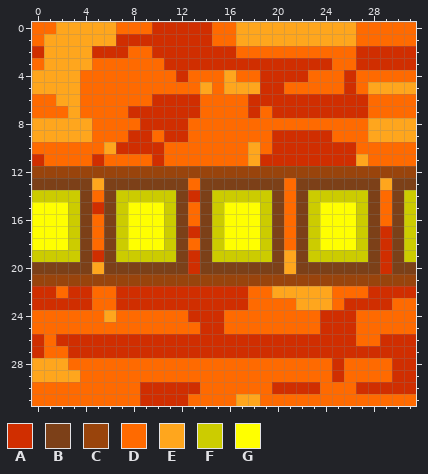
Pixel-art sprite, stored at GunWest/ressources/tile/Desert3.png. This is how it looked before the edit.
The file is 32x32 pixels. Colours within 5 levels of each other are drawn and written as one.
Palette (. is transparent): A #d02e00  B #7c4018  C #99440c  D #ff6a00  E #ffa61d  F #cccc00  G #ffff00
Pixels before, first column x 0:
 0 DDEEEEEDDDAAAAADDEEEEEEEEEEDDDDD
 1 DEEEEEEAAAAAAAADDEEEEEEEEEEDDDDD
 2 AEEEEAAADDAAAAAAADDDDDDDDDDAAAAA
 3 DEEEEDDDDDDAAAAAAAAAAAAAADDAAAAA
 4 EEEEDDDDDDDDADDDEDDAAAADDDADDDDD
 5 EEEEDDDDDDDDDDEDEEEAADDDDDADEEEE
 6 DDEEDDDDDDAAAADDDDAAAAAAAAAADDDD
 7 DDDEDDDDAAAAAADDDDADAAAAAAAADDDD
 8 EEEEEDDDDAAAADDDDDDDDDDDDDDDEEEE
 9 EEEEEDDDAADAADDDDDDDAAAAADDDEEEE
10 DDDDDDEAAAADDDDDDDEDAAAAAAADDDDD
11 ADDDDADDDDADDDDDDDEAAAAAAAAEDDDD
12 CCCCCCCCCCCCCCCCCCCCCCCCCCCCCCCC
13 BBBBBEBBBBBBBDBBBBBBBDBBBBBBBEBB
14 FFFFBDBFFFFFBABFFFFFBDBFFFFFBDBF
15 GGGFBABFGGGFBDBFGGGFBDBFGGGFBDBF
16 GGGFBDBFGGGFBDBFGGGFBDBFGGGFBDBF
17 GGGFBDBFGGGFBABFGGGFBDBFGGGFBABF
18 GGGFBDBFGGGFBDBFGGGFBDBFGGGFBABF
19 FFFFBABFFFFFBABFFFFFBEBFFFFFBABF
20 BBBBBEBBBBBBBABBBBBBBEBBBBBBBABB
21 CCCCCCCCCCCCCCCCCCCCCCCCCCCCCCCC
22 AADAADDAAAAAAAAAAADDEEEEEDDDAAAA
23 AAAAADDAAAAAAAAAAADDDDEEEDAAAADD
24 DDDDDDEDDDDDDAAADDDDDDDDAAADDDDD
25 DDDDDDDDDDDDDDAADDDDDDDDAAADDDDD
26 ADAAAAAAAAAAAAAAAAAAAAAAAAADDAAA
27 ADDAAAAAAAAAAAAAAAAAAAAAAAAAAAAA
28 EEEDDDDDDDDDDDDDDDDDDDDDDADDDDAA
29 EEEEDDDDDDDDDDDDDDDDDDDDDADDDDAA
30 DDDDDDDDDAAAAADDDDDDAAAADDDAAAAA
31 DDDDDDDDDAAAADDDDEEDDDDDDDDDDDDD
After the commit:
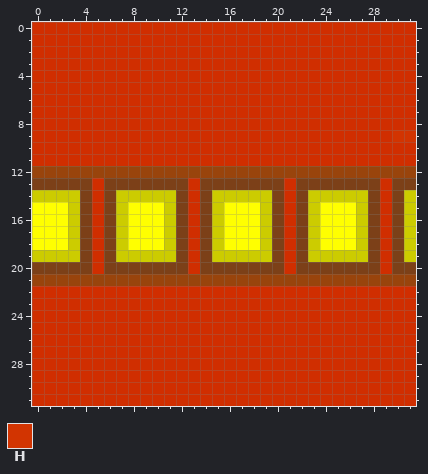
Colours new in this view: H #d23401
The exact change:
The author changed colour D to colour A in row 0 at x 0 to 1, 7 to 9, 15 to 16 and 27 to 31; in row 1 at x 0, 15 to 16 and 27 to 31; in row 2 at x 8 to 9 and 17 to 26; in row 3 at x 0, 5 to 10 and 25 to 26; in row 4 at x 4 to 11, 13 to 15, 17 to 18, 23 to 25 and 27 to 31; in row 5 at x 4 to 13, 15, 21 to 25 and 27.
The author changed colour D to colour A in row 6 at x 0 to 1, 4 to 9, 14 to 17 and 28 to 31; in row 7 at x 0 to 2, 4 to 7, 14 to 17, 19 and 28 to 31; in row 8 at x 5 to 8 and 13 to 27; in row 9 at x 5 to 7, 10, 13 to 19 and 25 to 27; in row 10 at x 0 to 5, 11 to 17, 19 and 27 to 31; in row 11 at x 1 to 4, 6 to 9, 11 to 17 and 28 to 31.
The author changed colour D to colour A in row 13 at x 13 and 21; in row 14 at x 5, 21 and 29; in row 15 at x 13, 21 and 29; in row 16 at x 5, 13, 21 and 29; in row 17 at x 5 and 21; in row 18 at x 5, 13 and 21.
The author changed colour D to colour A in row 22 at x 2, 5 to 6, 18 to 19 and 25 to 27; in row 23 at x 5 to 6, 18 to 21, 25 and 30 to 31; in row 24 at x 0 to 5, 7 to 12, 16 to 23 and 27 to 31; in row 25 at x 0 to 13, 16 to 23 and 27 to 31; in row 26 at x 1 and 27 to 28; in row 27 at x 1 to 2.
The author changed colour D to colour A in row 28 at x 3 to 24 and 26 to 29; in row 29 at x 4 to 24 and 26 to 29; in row 30 at x 0 to 8, 14 to 19 and 24 to 26; in row 31 at x 0 to 8, 13 to 16 and 19 to 31.
The author changed colour E to colour A in row 0 at x 2 to 6 and 17 to 26; in row 1 at x 1 to 6 and 17 to 26; in rows 2 to 3 at x 1 to 4; in row 4 at x 0 to 3 and 16; in row 5 at x 0 to 3, 14, 16 to 18 and 28 to 31; in row 6 at x 2 to 3.
The author changed colour E to colour A in row 7 at x 3; in row 8 at x 0 to 4 and 28 to 31; in row 9 at x 0 to 4 and 28 to 29; in row 10 at x 6 and 18; in row 11 at x 18 and 27; in row 13 at x 5 and 29.
The author changed colour E to colour A in row 19 at x 21; in row 20 at x 5 and 21; in row 22 at x 20 to 24; in row 23 at x 22 to 24; in row 24 at x 6; in row 28 at x 0 to 2.
The author changed colour E to colour A in row 29 at x 0 to 3; in row 31 at x 17 to 18.
The author changed colour E to colour H in row 9 at x 30 to 31.
